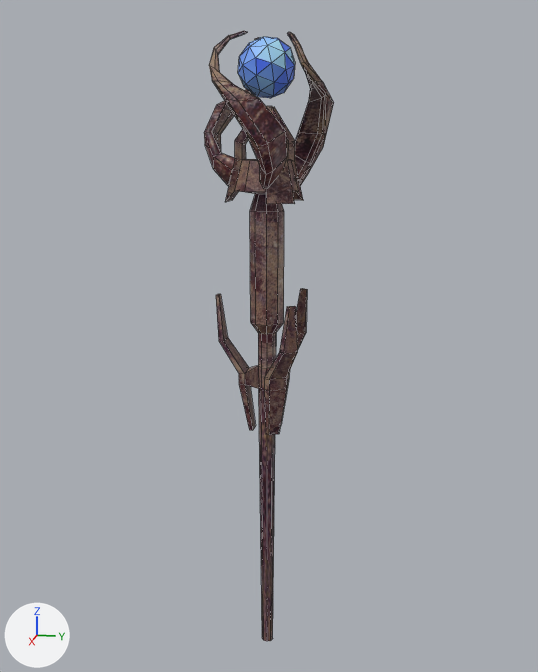
The FBX model KazgarsRevenge/KazgarsRevenge/KazgarsRevengeContent/Models/Weapons/staff.fbx, before and after one commit.
The view is the same before and after, from a camera (50 mm lens) standing at (0.02365, 0.00478, 0.00362) and looking at (-0.0001, 0.00003, -0.00232). Every picture has the same lights, and +X, +Y and +Z are marked at lower left. Mesh edges are drawn as thin lines. Where no turn or scale is listed for an object, it has been applied to the vertices.

In view in the first picture: 'staff', 'staff_iceball'.
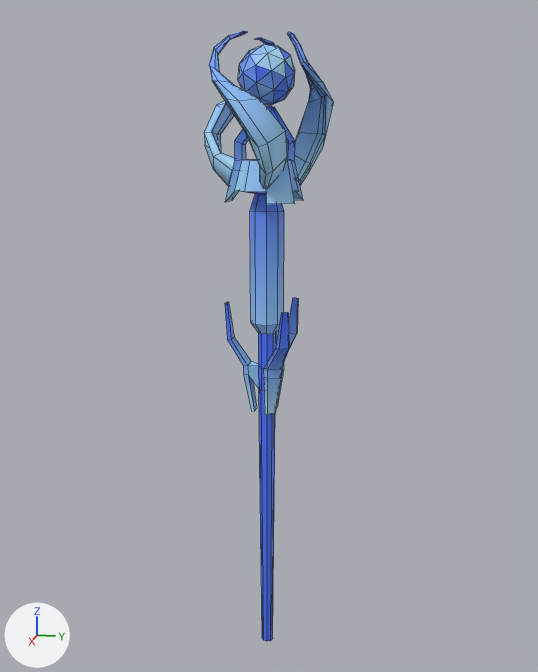
The newer file is also rescaled (x1.95) as a whole; pictures and numbers use the older file's frame.

Patch to the scene script:
```diff
--- a/KazgarsRevenge/KazgarsRevenge/KazgarsRevengeContent/Models/Weapons/staff.fbx.py
+++ b/KazgarsRevenge/KazgarsRevenge/KazgarsRevengeContent/Models/Weapons/staff.fbx.py
@@ mat_leather__leather_jpg @@
 mat_leather__leather_jpg = principled_material('leather__leather_jpg')
-mat_leather__leather_jpg.texture = img_leather_jpg
+mat_leather__leather_jpg.texture = img_blue_gradient_png
@@ mat_metal__metal_jpg @@
 mat_metal__metal_jpg = principled_material('metal__metal_jpg')
-mat_metal__metal_jpg.texture = img_leather_jpg
+mat_metal__metal_jpg.texture = img_blue_gradient_png
@@ mat_sword01__sword_png @@
 mat_sword01__sword_png = principled_material('sword01__sword_png')
-mat_sword01__sword_png.texture = img_leather_jpg
+mat_sword01__sword_png.texture = img_blue_gradient_png
@@ mat_wood__wood_jpg @@
 mat_wood__wood_jpg = principled_material('wood__wood_jpg')
-mat_wood__wood_jpg.texture = img_leather_jpg
+mat_wood__wood_jpg.texture = img_blue_gradient_png
@@ me_staff @@
 # used by ob_staff; location = (0.0, 0.0, 0.0)
-me_staff.from_pydata(...)  # 488 vertices, 492 faces; spans x -0.0018..0.0021, y -0.0022..0.002, z -0.0138..0.0071
+me_staff.from_pydata(...)  # 530 vertices, 572 faces; spans x -0.0018..0.0021, y -0.0022..0.002, z -0.0138..0.0071
+# me_staff part 1: a new loose piece of 42 vertices spanning x -0.0009..0.0009, y -0.0009..0.0009, z 0.0051..0.0068, in mat_frost_bolt__blue_gradient_png (picture img_blue_gradient_png)
+# me_staff part 2
+# 4 vertices in x -0.0002..0.0002, y -0.0006..-0.0005, z -0.0056 move by (0.0, 0.0001, 0.0007)
+# 3 vertices in x -0.0006..-0.0003, y 0.0001..0.0004, z -0.0056 move by (0.0001, -0.0001, 0.0007)
+# 53 vertices move from x -0.0017..0.0016, y -0.0017..0.0012, z -0.0056..-0.001 to x -0.0013..0.0013, y -0.0014..0.0009, z -0.0049..-0.0012
 me_staff.materials.append(mat_leather__leather_jpg)
@@ me_staff @@
 me_staff.materials.append(mat_wood__wood_jpg)
+me_staff.materials.append(mat_frost_bolt__blue_gradient_png)  # picture img_blue_gradient_png
@@ ob_staff_iceball @@
-ob_staff_iceball = bpy.data.objects.new('staff_iceball', me_staff_iceball)
-ob_staff_iceball.location = (0.0, 0.0, 0.00619)
```

Where the change shows, as pixel boxes [x1, y1, x2, y2] in the pictures (538 x 672 px; the box of a moved part takes in the faces that stretch with it):
'staff', surface changed, reshaped: [204, 31, 334, 641] in both
'staff_iceball', deleted (blue): before [238, 36, 295, 98]
part 1 of me_staff, added (blue): after [238, 44, 295, 105]
part 2 of me_staff, moved or reshaped: before [216, 288, 307, 435]; after [225, 298, 298, 415]
